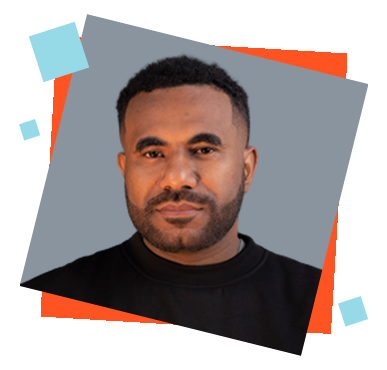
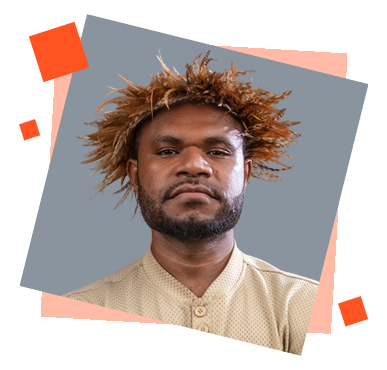
Revision of a layered 387x370 image; what changed, layer by layer:
added layer "5-1000-removebg-preview" above "1-1000-removebg-preview copy" over [26, 47, 368, 356]
hid "1-1000-removebg-preview copy" over [19, 52, 368, 356]
"Layer 2 copy 2": opacity 100% → 40% over [41, 36, 347, 334]
